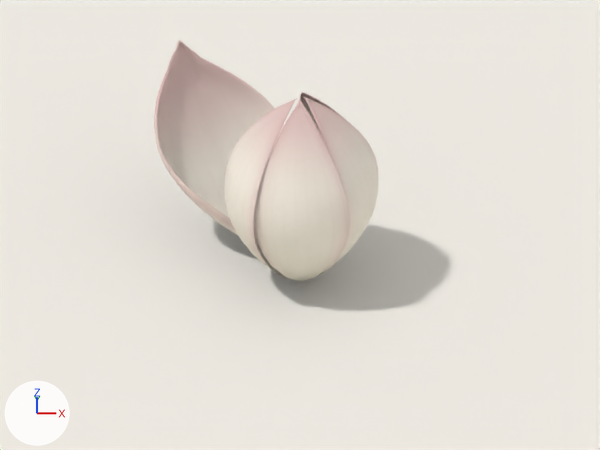
The Blender file art/soft-lotus/soft-lotus-editable.blend, before and after one commit.
Camera for both pictures: the file's camera 'Proof camera'. Lighting does not change. The marker at lower left points along +X, +Y and +Z. The older version comes first. Both versions are drawn at full value of the shape key 'Bloom' of 'Petal_about'; the numbers are the values there.

The first picture shows 'Petal_about', 'Petal_contact', 'Petal_forme', 'Petal_perch', 'Petal_selvedge', 'Proof floor'.
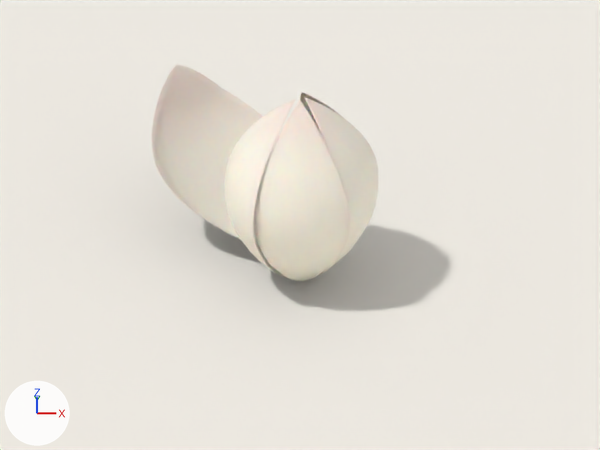
Edits to the bpy script that builds the scene:
```text
Change mat_soft_ivory_petal_with_blush_edge:
    where n0 = _N.new('ShaderNodeBsdfPrincipled'); n0.name = 'Principled BSDF'
    add n0.inputs[8].default_value = 0.16  # 'Subsurface Weight'
Change me_tripo_mesh_0f29fd1d_1e9b_454f_9338_ecf44b3d14f2_001:
    used by ob_petal_perch; parent = ob_soft_lotus_tripo; location = (0.0, 0.0, 0.0)
    remove me_tripo_mesh_0f29fd1d_1e9b_454f_9338_ecf44b3d14f2_001.from_pydata(...)  # 5835 vertices, 11663 faces; spans x -1.13..-0.04, y -1.01..0.39, z 0.02..3.17
    add me_tripo_mesh_0f29fd1d_1e9b_454f_9338_ecf44b3d14f2_001.from_pydata(...)  # 5835 vertices, 11663 faces; spans x -1.13..-0.05, y -1.01..0.39, z 0.03..3.16
    me_tripo_mesh_0f29fd1d_1e9b_454f_9338_ecf44b3d14f2_001 part 1: vertex colours changed
    edits to the shape of me_tripo_mesh_0f29fd1d_1e9b_454f_9338_ecf44b3d14f2_001 do not show in these pictures
Change me_tripo_mesh_0f29fd1d_1e9b_454f_9338_ecf44b3d14f2_002:
    used by ob_petal_selvedge; parent = ob_soft_lotus_tripo; location = (0.0, 0.0, 0.0)
    remove me_tripo_mesh_0f29fd1d_1e9b_454f_9338_ecf44b3d14f2_002.from_pydata(...)  # 5835 vertices, 11663 faces; spans x -0.7..0.75, y -1.14..-0.04, z 0.02..3.19
    add me_tripo_mesh_0f29fd1d_1e9b_454f_9338_ecf44b3d14f2_002.from_pydata(...)  # 5835 vertices, 11663 faces; spans x -0.7..0.75, y -1.14..-0.06, z 0.03..3.18
    me_tripo_mesh_0f29fd1d_1e9b_454f_9338_ecf44b3d14f2_002 part 2: vertex colours changed
    edits to the shape of me_tripo_mesh_0f29fd1d_1e9b_454f_9338_ecf44b3d14f2_002 do not show in these pictures
Change me_tripo_mesh_0f29fd1d_1e9b_454f_9338_ecf44b3d14f2_003:
    used by ob_petal_forme; parent = ob_soft_lotus_tripo; location = (0.0, 0.0, 0.0)
    remove me_tripo_mesh_0f29fd1d_1e9b_454f_9338_ecf44b3d14f2_003.from_pydata(...)  # 5835 vertices, 11663 faces; spans x 0.04..1.18, y -0.96..0.41, z 0.02..3.21
    add me_tripo_mesh_0f29fd1d_1e9b_454f_9338_ecf44b3d14f2_003.from_pydata(...)  # 5835 vertices, 11663 faces; spans x 0.05..1.18, y -0.95..0.41, z 0.03..3.2
    me_tripo_mesh_0f29fd1d_1e9b_454f_9338_ecf44b3d14f2_003 part 3: texture (UV) coordinates changed
    me_tripo_mesh_0f29fd1d_1e9b_454f_9338_ecf44b3d14f2_003 part 4: vertex colours changed
    edits to the shape of me_tripo_mesh_0f29fd1d_1e9b_454f_9338_ecf44b3d14f2_003 do not show in these pictures
Change me_tripo_mesh_0f29fd1d_1e9b_454f_9338_ecf44b3d14f2_004:
    used by ob_petal_about; parent = ob_soft_lotus_tripo; location = (0.0, 0.0, 0.0)
    remove me_tripo_mesh_0f29fd1d_1e9b_454f_9338_ecf44b3d14f2_004.from_pydata(...)  # 5835 vertices, 11663 faces; spans x -2.19..-0.01, y 0.07..2.63, z 0.09..2.59
    add me_tripo_mesh_0f29fd1d_1e9b_454f_9338_ecf44b3d14f2_004.from_pydata(...)  # 5835 vertices, 11663 faces; spans x -2.23..-0.01, y 0.05..2.66, z 0.12..2.12
    me_tripo_mesh_0f29fd1d_1e9b_454f_9338_ecf44b3d14f2_004 part 5: 5829 of 5835 vertices moved; they spanned x -2.19..-0.01, y 0.07..2.63, z 0.09..2.59 and now span x -2.23..-0.01, y 0.05..2.66, z 0.12..2.12; mean shift (-0.01, 0.0, -0.17); largest move (-1.8, 2.46, 2.57) -> (-1.83, 2.52, 2.07)
    me_tripo_mesh_0f29fd1d_1e9b_454f_9338_ecf44b3d14f2_004 part 6: texture (UV) coordinates changed
    me_tripo_mesh_0f29fd1d_1e9b_454f_9338_ecf44b3d14f2_004 part 7: vertex colours changed
Change me_tripo_mesh_0f29fd1d_1e9b_454f_9338_ecf44b3d14f2_005:
    used by ob_petal_contact; parent = ob_soft_lotus_tripo; location = (0.0, 0.0, 0.0)
    remove me_tripo_mesh_0f29fd1d_1e9b_454f_9338_ecf44b3d14f2_005.from_pydata(...)  # 5835 vertices, 11663 faces; spans x -0.03..1.11, y 0.03..1.23, z 0.02..3.24
    add me_tripo_mesh_0f29fd1d_1e9b_454f_9338_ecf44b3d14f2_005.from_pydata(...)  # 5835 vertices, 11663 faces; spans x -0.03..1.11, y 0.04..1.23, z 0.03..3.23
    me_tripo_mesh_0f29fd1d_1e9b_454f_9338_ecf44b3d14f2_005 part 8: texture (UV) coordinates changed
    me_tripo_mesh_0f29fd1d_1e9b_454f_9338_ecf44b3d14f2_005 part 9: vertex colours changed
    edits to the shape of me_tripo_mesh_0f29fd1d_1e9b_454f_9338_ecf44b3d14f2_005 do not show in these pictures
```

Where the change shows, as pixel boxes [x1, y1, x2, y2] in the pictures (600 x 450 px; the box of a moved part takes in the faces that stretch with it):
'Petal_about', surface changed, reshaped, recoloured (12% shorter)
    before: [154, 40, 284, 240]
    after: [152, 64, 279, 240]
'Petal_selvedge', surface changed, recoloured
    both: [254, 100, 350, 281]
'Petal_forme', surface changed, recoloured
    both: [304, 97, 378, 276]
'Petal_perch', surface changed, recoloured
    both: [225, 99, 296, 278]
'Petal_contact', surface changed, recoloured
    both: [300, 92, 341, 138]
part 5 of me_tripo_mesh_0f29fd1d_1e9b_454f_9338_ecf44b3d14f2_004, moved or reshaped
    before: [154, 40, 284, 240]
    after: [152, 64, 279, 240]
